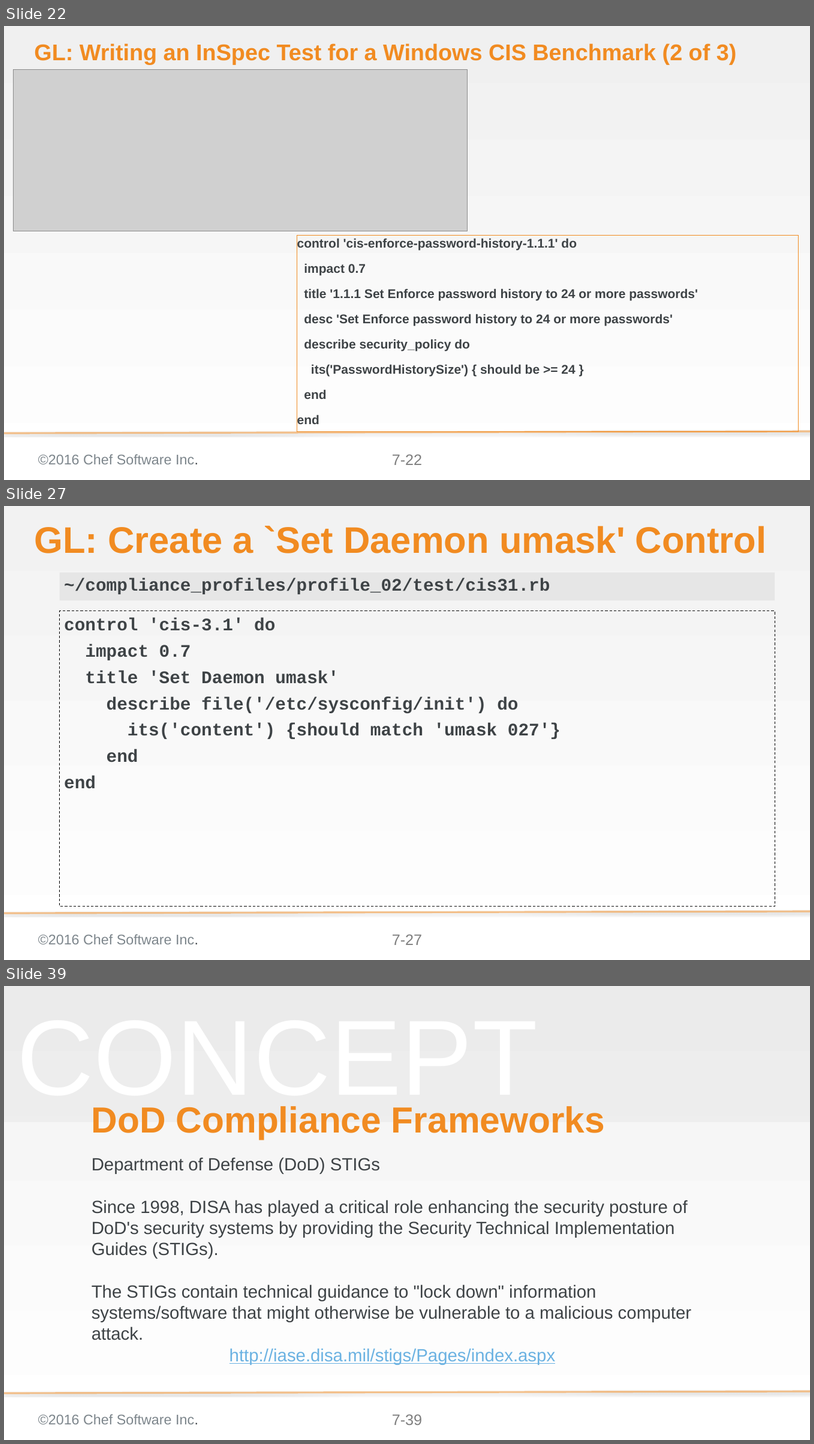
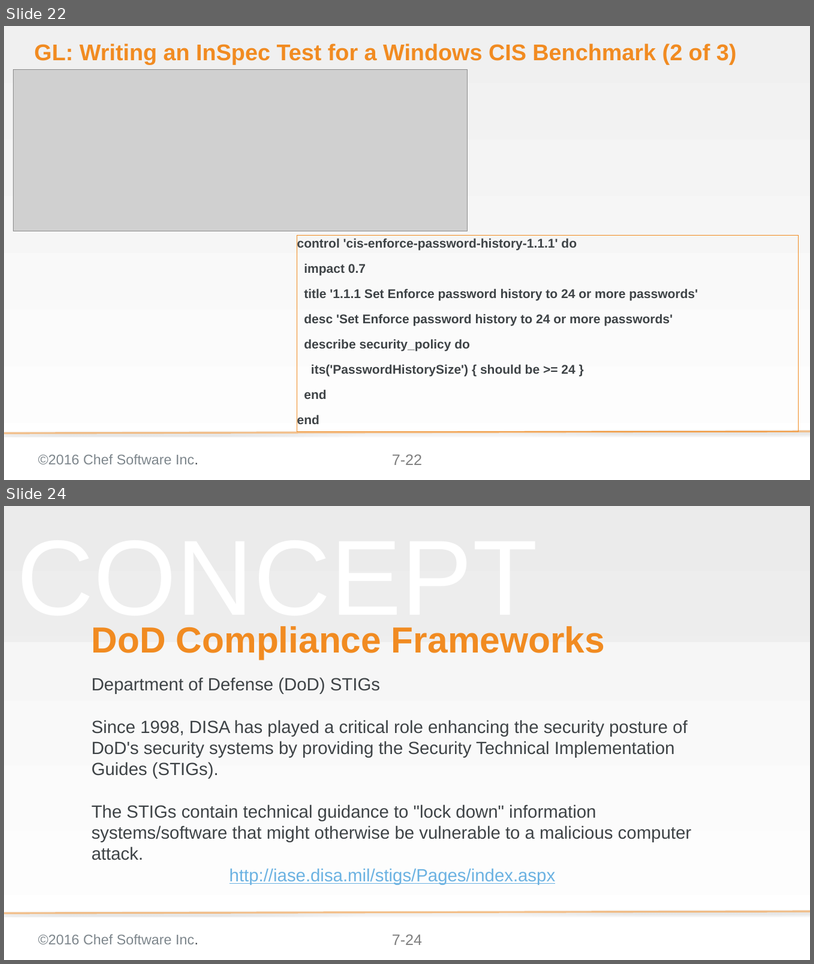
Before and after one commit to bchamby/chef-compliance-installation-configuration-operation, a slide deck: 07-compliance-frameworks-inspec.pptx. Shown one above the other, each under a label of ours: slides 22, 27 and 39 before the commit, slides 22 and 24 after it; the slides between them are not shown. The pictures are 814x1444 and 814x964 pixels, drawn with LibreOffice and Linux fonts; fonts in the diff are those of the drawing; grey boxes stand for pictures; background and template pictures are left out. Boxes give left, top, right and bottom in pixels: in the first picture for what was removed or moved away, otherwise in the second. Text is boxed around its words. In the diff, an @@ line names an element or a change of style, - is before the commit and + after.

```diff
--- a/07-compliance-frameworks-inspec.pptx
+++ b/07-compliance-frameworks-inspec.pptx
@@ slide 27 removed at (x1=4, y1=506, x2=810, y2=960), background gradient #F2F2F2 to #FFFFFF; not listed: 3 template elements that a slide beside it also shows @@
@@ title removed at (x1=34, y1=526, x2=767, y2=553) @@
-GL: Create a `Set Daemon umask' Control
@@ text removed at (x1=60, y1=572, x2=775, y2=600) @@
-~/compliance_profiles/profile_02/test/cis31.rb
@@ text removed at (x1=60, y1=611, x2=775, y2=906) @@
-control 'cis-3.1' do
-impact 0.7
-title 'Set Daemon umask'
-describe file('/etc/sysconfig/init') do
-its('content') {should match 'umask 027'}
-end
-end
@@ what was slide 39 is now slide 24 @@
@@ page number at (x1=392, y1=934, x2=422, y2=945): text changed @@
-7-39
+7-24
```
Also in this commit, not shown: 1 slide changed, 14 other slides removed, 3 other files.
